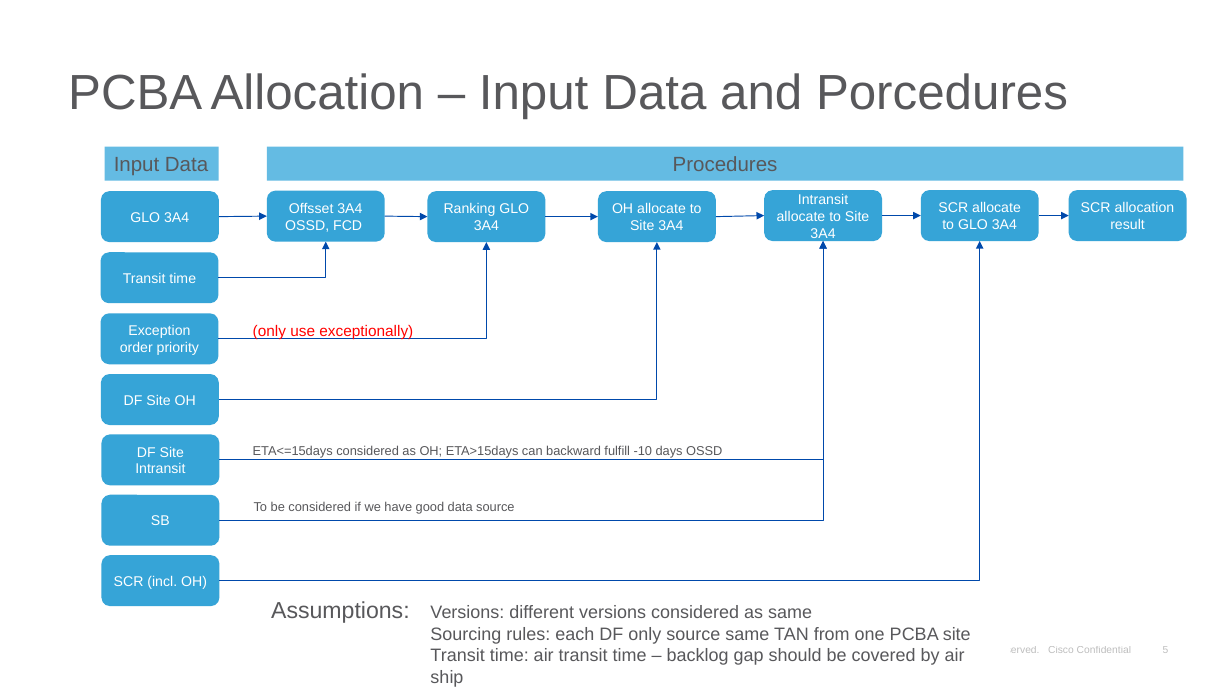
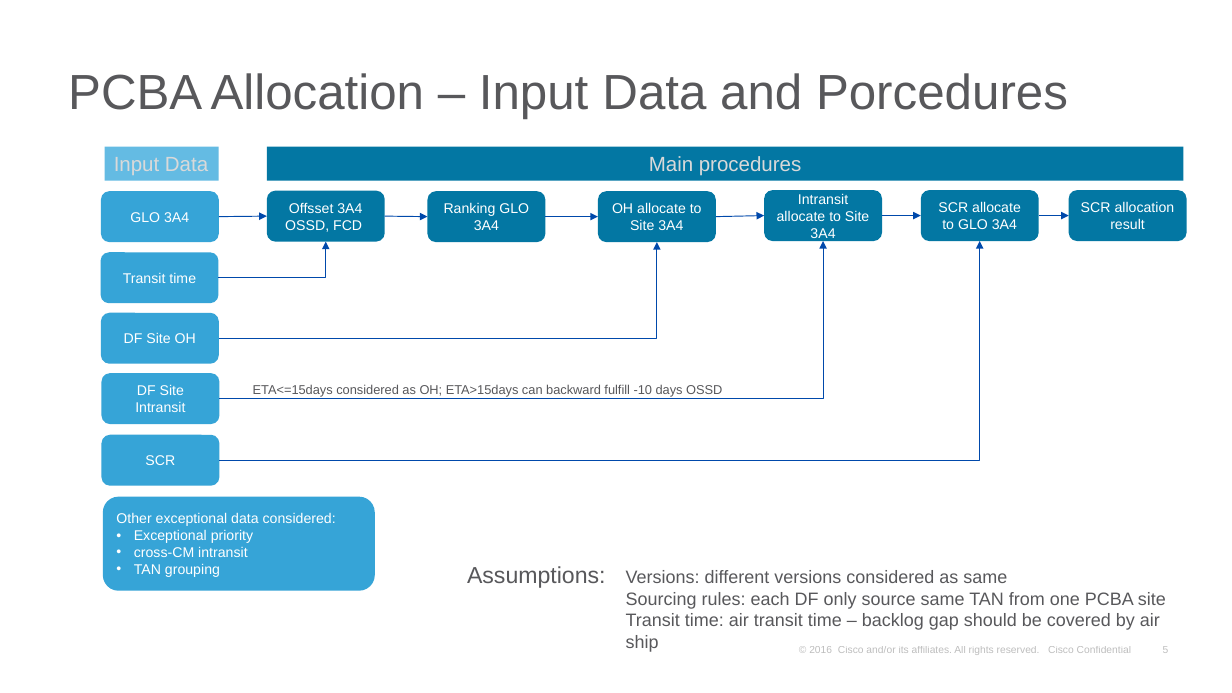
Before and after one commit to kenwang4585/pcba_allocation, a slide deck: slide 5 of PCBA allocation procedure and logic - Nov 12.pptx. Drawn at 1232x693 pixels with LibreOffice and Linux fonts; fonts in the diff are those of the drawing; background and template pictures are left out. Boxes give left, top, right and bottom in pixels: in the first picture for what was removed or moved away, otherwise in the second. Text is boxed around its words. In the diff, an @@ line names an element or a change of style, - is before the commit and + after.

```diff
--- a/PCBA allocation procedure and logic - Nov 12.pptx
+++ b/PCBA allocation procedure and logic - Nov 12.pptx
@@ rectangle "Input Data" at box(104, 147, 218, 181): text colour #58585B to #D9D9D9 @@
@@ rectangle "Main procedures" at box(267, 147, 1184, 181): fill #64BBE3 to #0377A3 @@
@@ text in rectangle at box(649, 156, 801, 176): text changed; text colour #58585B to #D9D9D9 @@
-Procedures
+Main procedures
@@ fill #36A4D7 to #0377A3 in 6 elements at box(428, 191, 546, 242), box(598, 191, 716, 242), box(764, 190, 883, 241), box(921, 190, 1040, 241), box(1069, 190, 1188, 241), box(267, 190, 385, 241) @@
@@ elbow arrow removed from (218, 339) to (486, 242) @@
@@ elbow arrow moved from (219, 460) - (823, 241) to (219, 398) - (823, 241) @@
@@ elbow arrow moved from (219, 399) - (657, 242) to (219, 338) - (657, 242) @@
@@ elbow arrow moved from (219, 580) - (980, 241) to (219, 460) - (980, 241) @@
@@ elbow arrow removed from (219, 520) to (823, 241) @@
@@ 2 rounded rectangles, 1 text: place and size @@
-2 rounded rectangles, 1 text at box(101, 374, 722, 485)
+2 rounded rectangles, 1 text at box(101, 312, 722, 424)
@@ rounded rectangle removed at box(101, 313, 219, 364) @@
-Exception order priority
@@ text removed at box(253, 325, 413, 339) @@
-(only use exceptionally)
@@ rounded rectangle "SCR": place and size @@
-rounded rectangle "SCR" at box(102, 555, 220, 606)
+rounded rectangle "SCR" at box(102, 435, 220, 486)
@@ text in rounded rectangle at box(145, 455, 175, 465): text changed @@
-SCR (incl. OH)
+SCR
@@ rounded rectangle removed at box(102, 494, 220, 545) @@
-SB
@@ rounded rectangle added at box(103, 496, 374, 591), fill #36A4D7, 11 pt, text #FFFFFF @@
+Other exceptional data considered:
+• Exceptional priority
+• cross-CM intransit
+• TAN grouping
@@ text removed at box(254, 501, 514, 514) @@
-To be considered if we have good data source
@@ text "Assumptions:": place and size @@
-text "Assumptions:" at box(271, 601, 410, 623)
+text "Assumptions:" at box(467, 566, 606, 588)
@@ text "Versions: different versions considered as ...": place and size @@
-text "Versions: different versions considered as ..." at box(430, 605, 971, 665)
+text "Versions: different versions considered as ..." at box(626, 570, 1166, 630)
```
Also in this commit, not shown: 1 other slide changed, 5 other files.
